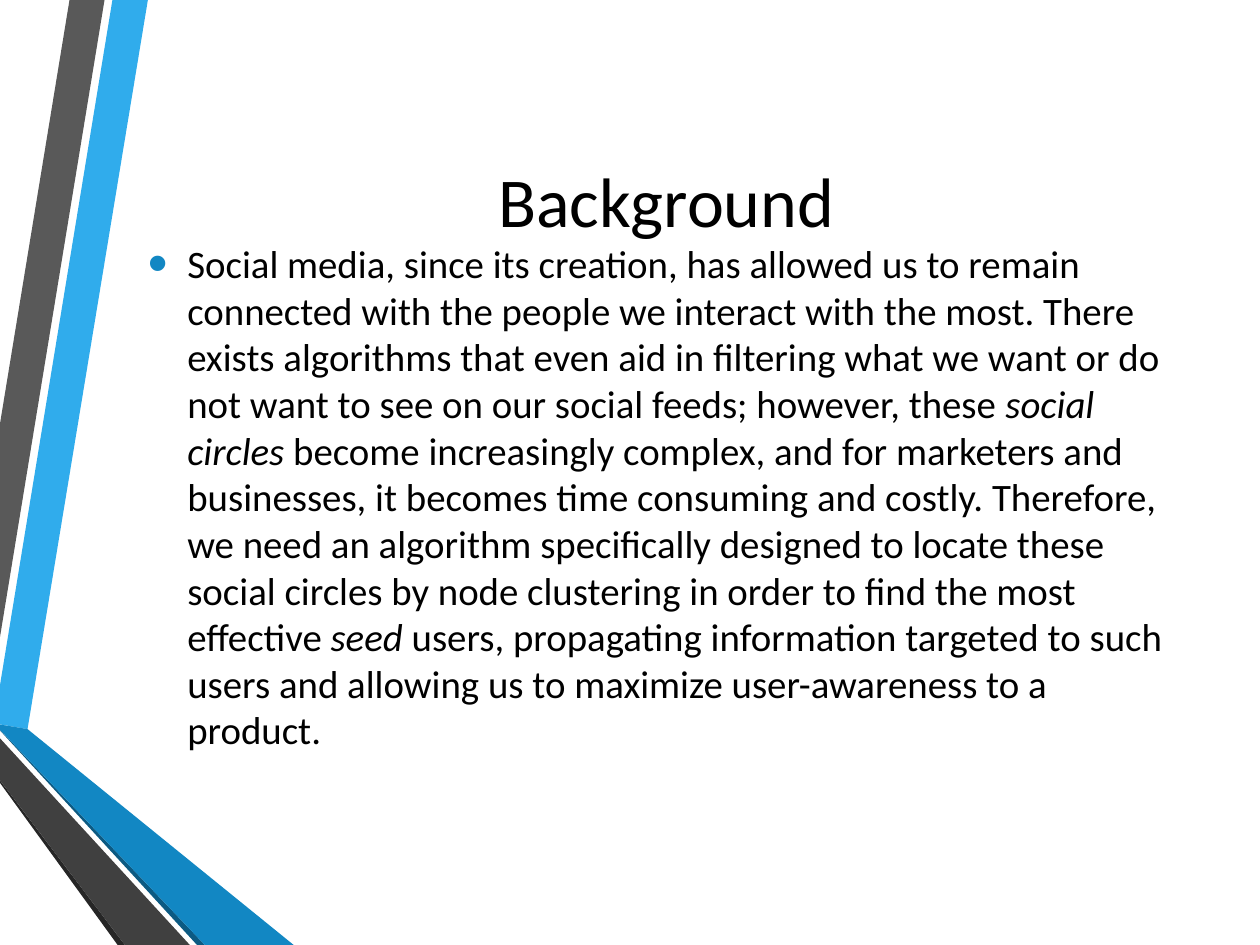
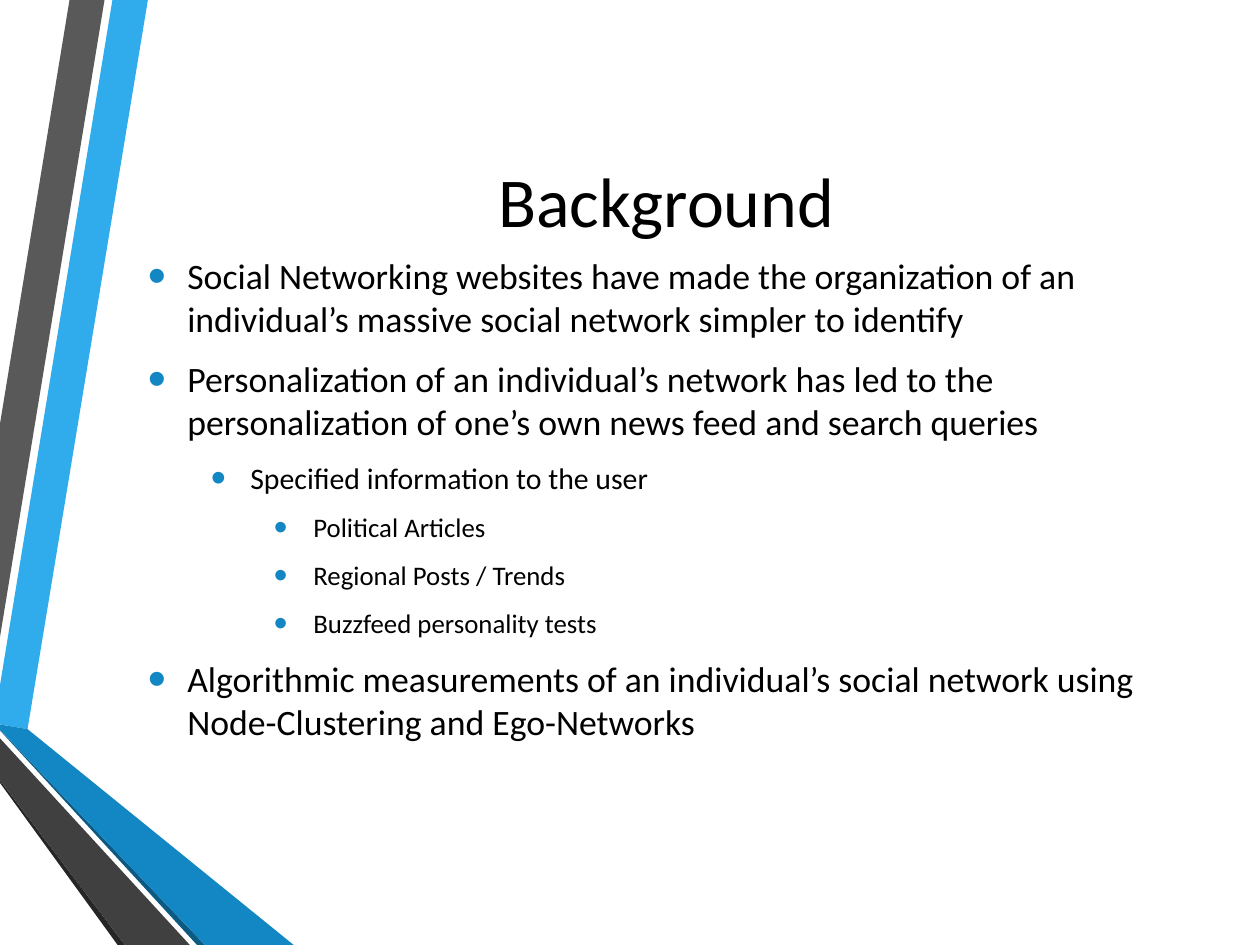
Before and after one commit to mrw93/ML4378_Project, a slide deck: slide 2 of Presentation1.pptx. Drawn at 1260x945 pixels with LibreOffice and Linux fonts; fonts in the diff are those of the drawing; background and template pictures are left out. Boxes give left, top, right and bottom in pixels: in the first picture for what was removed or moved away, otherwise in the second. Text is boxed around its words. In the diff, an @@ line names an element or a change of style, - is before the commit and + after.

```diff
--- a/Presentation1.pptx
+++ b/Presentation1.pptx
@@ text at box(187, 264, 1133, 741): text changed; size 22.2 to 20.4 pt @@
-• Social media, since its creation, has allowed us to remain connected with the people we interact with the most. There exists algorithms that even aid in filtering what we want or do not want to see on our social feeds; however, these social circles become increasingly complex, and for marketers and businesses, it becomes time consuming and costly. Therefore, we need an algorithm specifically designed to locate these social circles by node clustering in order to find the most effective seed users, propagating information targeted to such users and allowing us to maximize user-awareness to a product.
+• Social Networking websites have made the organization of an individual’s massive social network simpler to identify
+• Personalization of an individual’s network has led to the personalization of one’s own news feed and search queries
+  • Specified information to the user
+    • Political Articles
+    • Regional Posts / Trends
+    • Buzzfeed personality tests
+• Algorithmic measurements of an individual’s social network using Node-Clustering and Ego-Networks
```
Also in this commit, not shown: 2 other slides changed, 1 slide removed.
